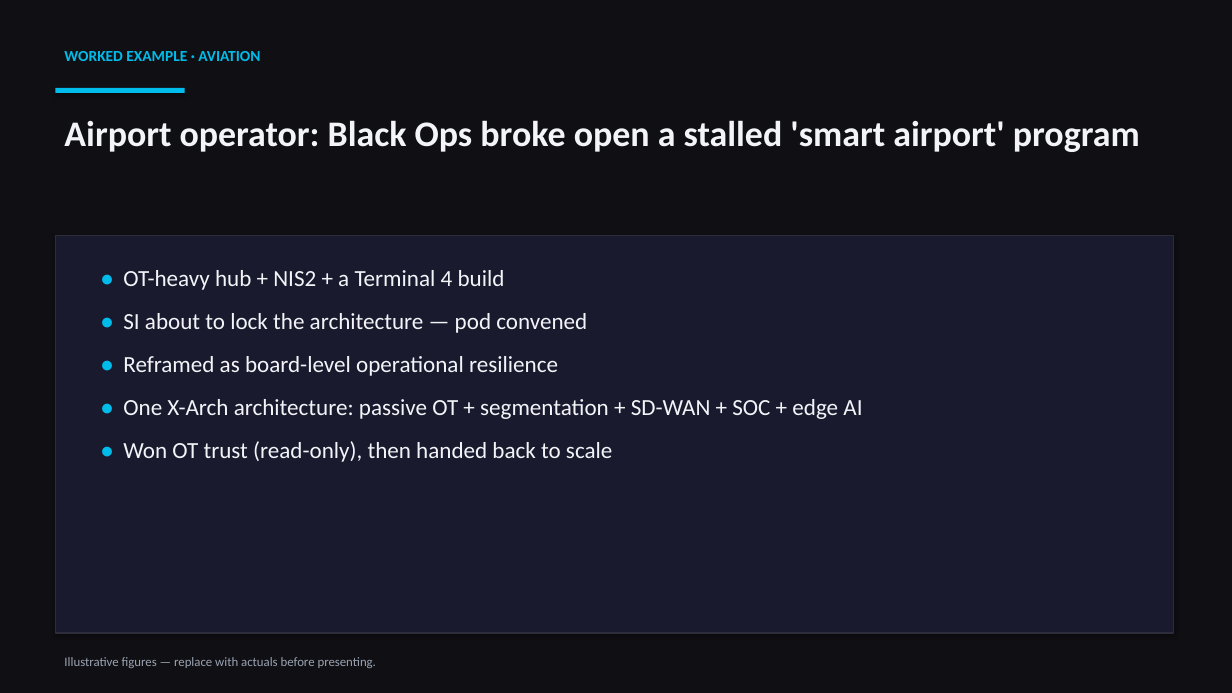
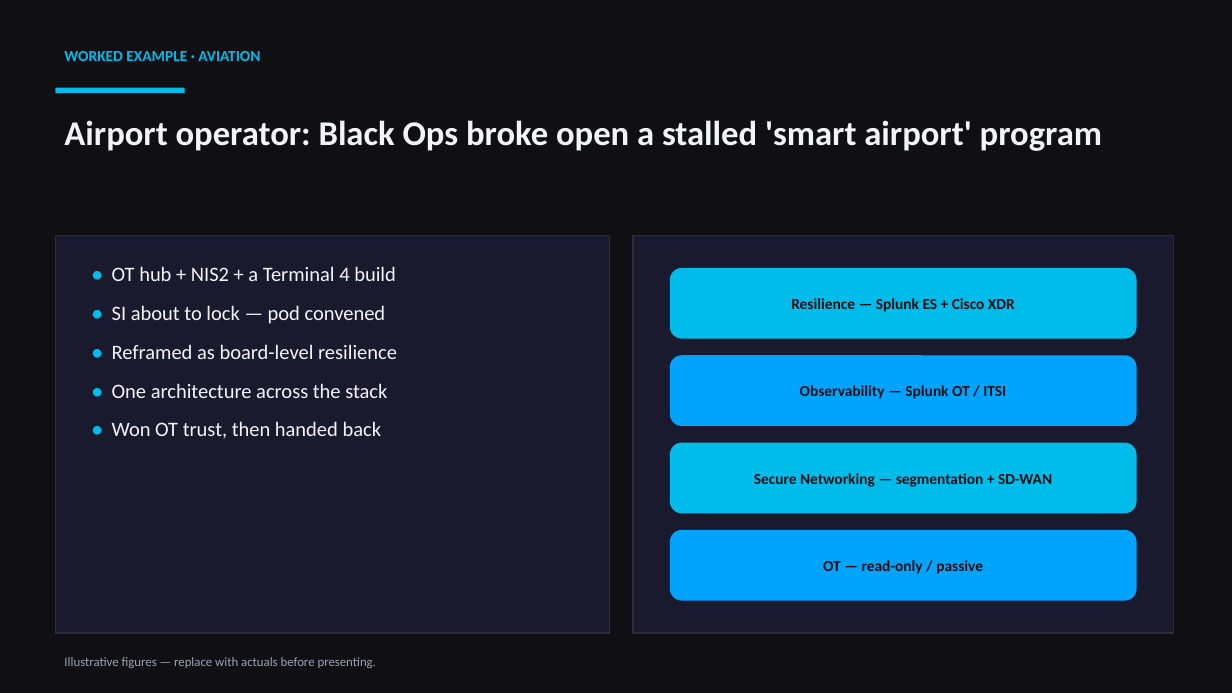
Before and after one commit to rcasey1978/FieldCTO_TacticalSelling, a slide deck: slide 9 of Field-CTO-XArch-Business-Case.pptx. Drawn at 1232x693 pixels with LibreOffice and Linux fonts; fonts in the diff are those of the drawing. Boxes give left, top, right and bottom in pixels: in the first picture for what was removed or moved away, otherwise in the second. Text is boxed around its words. In the diff, an @@ line names an element or a change of style, - is before the commit and + after.

```diff
--- a/Field-CTO-XArch-Business-Case.pptx
+++ b/Field-CTO-XArch-Business-Case.pptx
@@ text "Airport operator: Black Ops broke ..." at [64,120,1102,151]: size 28 to 27 pt @@
@@ rectangle: place and size @@
-rectangle at [55,236,1174,633]
+rectangle at [55,236,610,633]
@@ rectangle at [55,236,610,633]: shadow off @@
@@ rectangle added at [633,236,1174,633], fill #1A1A2E, outline #2C2C3A 1 pt @@
@@ text at [112,266,397,439]: text changed; size 18 to 16 pt @@
-• OT-heavy hub + NIS2 + a Terminal 4 build
-• SI about to lock the architecture — pod convened
-• Reframed as board-level operational resilience
-• One X-Arch architecture: passive OT + segmentation + SD-WAN + SOC + edge AI
-• Won OT trust (read-only), then handed back to scale
+• OT hub + NIS2 + a Terminal 4 build
+• SI about to lock — pod convened
+• Reframed as board-level resilience
+• One architecture across the stack
+• Won OT trust, then handed back
@@ rounded rectangle added at [670,268,1137,338], fill #00BCEB, 12 pt, text #101014, bold @@
+Resilience — Splunk ES + Cisco XDR
@@ rounded rectangle added at [670,356,1137,426], fill #00A4FD, 12 pt, text #101014, bold @@
+Observability — Splunk OT / ITSI
@@ rounded rectangle added at [670,443,1137,513], fill #00BCEB, 12 pt, text #101014, bold @@
+Secure Networking — segmentation + SD-WAN
@@ rounded rectangle added at [670,530,1137,600], fill #00A4FD, 12 pt, text #101014, bold @@
+OT — read-only / passive
```
Also in this commit, not shown: 20 other slides changed, 2 other files.
